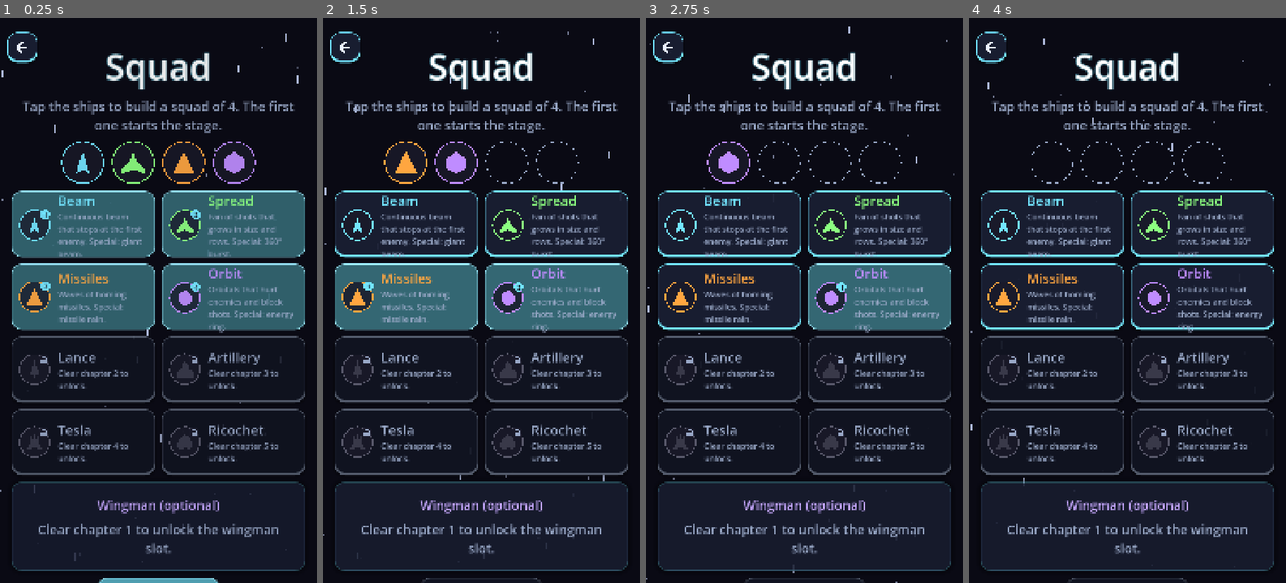
Above: before the commit, frames 1-4 (left to right).
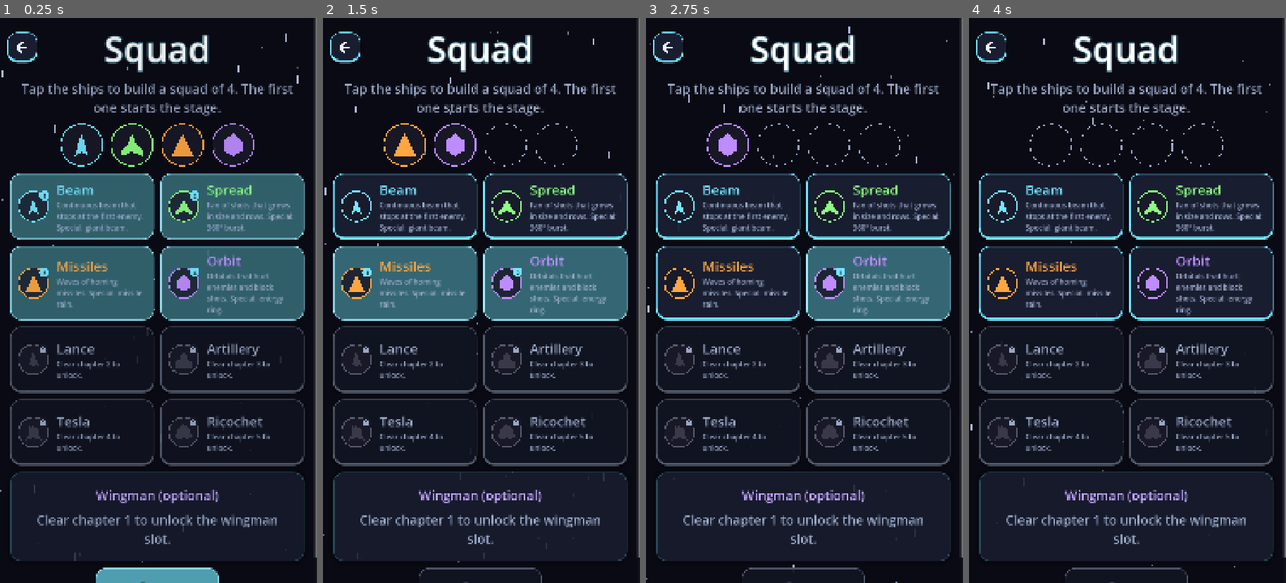
Above: after the commit, the same moments.

Repository: GDPonsoni/Nucleon-Squad-3D
Game: Godot game, scene res://scenes/squad.tscn
Same seed, same stepped clock (60 frames per second), same inputs: the game is played once before the commit and once after it. This scene is started directly instead of the project's main scene.
Inputs (mouse positions are in pixels of both pictures, inside the frame that each line leads up to):
- Up to frame 1 (0.25 s): no input
- Up to frame 2 (1.5 s): click (405, 164) at 0.52 s; click (405, 164) at 1.27 s
- Up to frame 3 (2.75 s): click (728, 142) at 2.02 s
- Up to frame 4 (4 s): click (1051, 142) at 2.77 s; click (1102, 164) at 3.52 s

The runs differ from the first frame. In frame 1, 30% of the frame differs, in the area x 3-100%, y 0-100%; in frame 2, 31%; in frame 3, 30%; in frame 4, 29%.

Commit message:
fix(ui): corrige textos vazando na tela de esquadrão
Cartões crescem conforme o texto, nomes da nave auxiliar não são mais cortados
e a tela fica centralizada. O teste de fumaça passa a conferir texto dentro de cartões.

Co-Authored-By: Claude Sonnet 5.5 <noreply@anthropic.com>

Diff:
--- a/scripts/core/params.gd
+++ b/scripts/core/params.gd
@@ -102,13 +102,14 @@
 var squad_wingman_columns: int = 5  # escolha da nave auxiliar
 var squad_wingman_size: float = 120.0
 var squad_wingman_font_size: int = 26
+var squad_wingman_label_ratio: float = 1.3  # largura do nome em relação ao ícone
 var squad_name_font_size: int = 46
-var squad_description_font_size: int = 28
+var squad_description_font_size: int = 25
 var squad_button_size: Vector2 = Vector2(420.0, 140.0)
 var back_corner_size: Vector2 = Vector2(104.0, 104.0)  # seta de voltar no canto superior esquerdo
 var back_corner_margin: Vector2 = Vector2(24.0, 48.0)
 var back_top_space: float = 150.0  # espaço no topo das telas para a seta não cobrir o conteúdo
-var back_top_space_squad: float = 60.0  # a tela do esquadrão é a mais cheia
+var back_top_space_squad: float = 0.0  # a tela do esquadrão é a mais cheia
 var stage_button_size: Vector2 = Vector2(260.0, 190.0)
 var stage_grid_columns: int = 3  # fases por linha no seletor (9 fases = 3 x 3)
 var stage_chapter_font_size: int = 72
--- a/scripts/ui/squad_screen.gd
+++ b/scripts/ui/squad_screen.gd
@@ -33,7 +33,8 @@
 	scroll.horizontal_scroll_mode = ScrollContainer.SCROLL_MODE_DISABLED
 	add_child(scroll)
 	var center := CenterContainer.new()
-	center.custom_minimum_size = get_viewport_rect().size
+	center.custom_minimum_size = Vector2(0.0, get_viewport_rect().size.y)
+	center.size_flags_horizontal = Control.SIZE_EXPAND_FILL
 	scroll.add_child(center)
 	var column := UiFactory.make_column()
 	column.add_theme_constant_override("separation", Params.squad_spacing)
@@ -108,6 +109,7 @@
 	box.add_child(hint)
 	var grid := GridContainer.new()
 	grid.columns = Params.squad_wingman_columns
+	grid.size_flags_horizontal = Control.SIZE_SHRINK_CENTER
 	grid.add_theme_constant_override("h_separation", Params.squad_spacing)
 	grid.add_theme_constant_override("v_separation", Params.squad_spacing)
 	box.add_child(grid)
@@ -127,8 +129,10 @@
 		label.auto_translate_mode = Node.AUTO_TRANSLATE_MODE_DISABLED
 		label.horizontal_alignment = HORIZONTAL_ALIGNMENT_CENTER
 		label.add_theme_font_size_override("font_size", Params.squad_wingman_font_size)
-		label.custom_minimum_size.x = Params.squad_wingman_size
-		label.clip_text = true
+		# Largura um pouco maior que o ícone e fonte reduzida: o nome nunca é cortado
+		var label_width: float = Params.squad_wingman_size * Params.squad_wingman_label_ratio
+		label.custom_minimum_size.x = label_width
+		label.add_theme_font_size_override("font_size", UiFactory.fit_font_size(label.text, label_width, Params.squad_wingman_font_size))
 		cell.add_child(label)
 		_wingman_buttons.append(button)
 		_wingman_icons.append(icon)
@@ -190,9 +194,24 @@
 		description.text = tr("SQUAD_LOCKED_SHIP") % body.unlock_chapter
 	texts.add_child(description)
 
+	# O cartão cresce se o texto (que muda com o idioma) não couber na altura mínima
+	card.resized.connect(_fit_card_height.bind(card, name_label, description))
 	_cards.append(card)
 	_card_icons.append(icon)
 	return card
+
+
+func _fit_card_height(card: Button, name_label: Label, description: Label) -> void:
+	var text_width: float = card.size.x - Params.ui_button_padding * 3.0 - Params.squad_card_icon_size
+	if text_width <= 0.0:
+		return
+	var font: Font = description.get_theme_font("font")
+	var desc_height: float = font.get_multiline_string_size(description.atr(description.text),
+		HORIZONTAL_ALIGNMENT_LEFT, text_width, description.get_theme_font_size("font_size")).y
+	var name_height: float = name_label.get_theme_font("font").get_height(Params.squad_name_font_size)
+	var needed: float = maxf(Params.squad_card_size.y, name_height + desc_height + Params.ui_button_padding * 2.0)
+	if absf(card.custom_minimum_size.y - needed) > 1.0:
+		card.custom_minimum_size.y = needed
 
 
 func _on_card_pressed(body: BodyData) -> void:
--- a/tests/ui_smoke.gd
+++ b/tests/ui_smoke.gd
@@ -113,6 +113,7 @@
 		if not control.is_visible_in_tree() or control.size.x <= 0.0:
 			continue
 		count += _check_text_fit(control, label)
+		count += _check_inside_button(control, label)
 		var rect: Rect2 = control.get_global_rect()
 		var height: float = get_viewport().get_visible_rect().size.y
 		var scrolled: bool = _inside_scroll(control)
@@ -327,3 +328,24 @@
 			failures += 1
 	host.queue_free()
 	return failures
+
+
+## Texto dentro de um botão/cartão tem que ficar dentro dele (ex.: descrição que passa da borda de baixo).
+func _check_inside_button(control: Control, label: String) -> int:
+	if not (control is Label):
+		return 0
+	var holder: Node = control.get_parent()
+	while holder != null and not (holder is Button):
+		holder = holder.get_parent()
+	if holder == null or (holder as Button).text != "":
+		return 0
+	var inner: Rect2 = (holder as Button).get_global_rect().grow(2.0)
+	var rect: Rect2 = control.get_global_rect()
+	var lbl := control as Label
+	# Altura real do texto (o rótulo pode ser menor que o texto quando o pai o espreme)
+	var font: Font = lbl.get_theme_font("font")
+	var text_h: float = font.get_multiline_string_size(lbl.atr(lbl.text), HORIZONTAL_ALIGNMENT_LEFT, maxf(rect.size.x, 1.0), lbl.get_theme_font_size("font_size")).y if lbl.autowrap_mode != TextServer.AUTOWRAP_OFF else rect.size.y
+	if rect.position.x < inner.position.x or rect.end.x > inner.end.x or rect.position.y < inner.position.y or rect.position.y + maxf(text_h, rect.size.y) > inner.end.y:
+		printerr("TEXTO FORA DO CARTÃO [%s] \"%s\"" % [label, lbl.text.left(40)])
+		return 1
+	return 0
